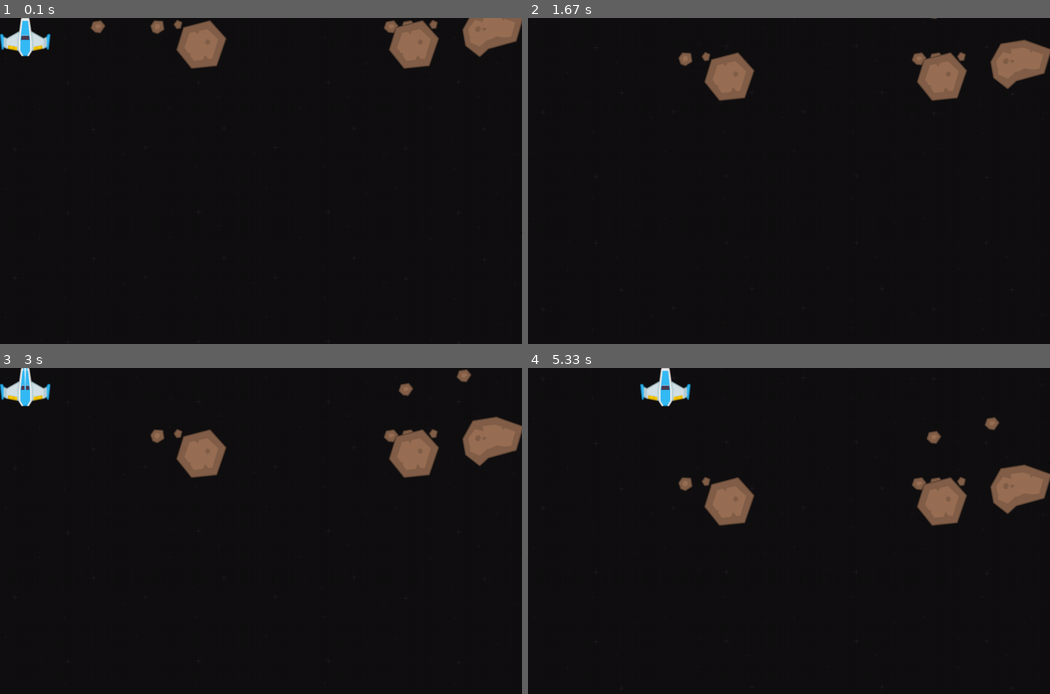
Above: before the commit, frames 1-4 (two rows, left to right).
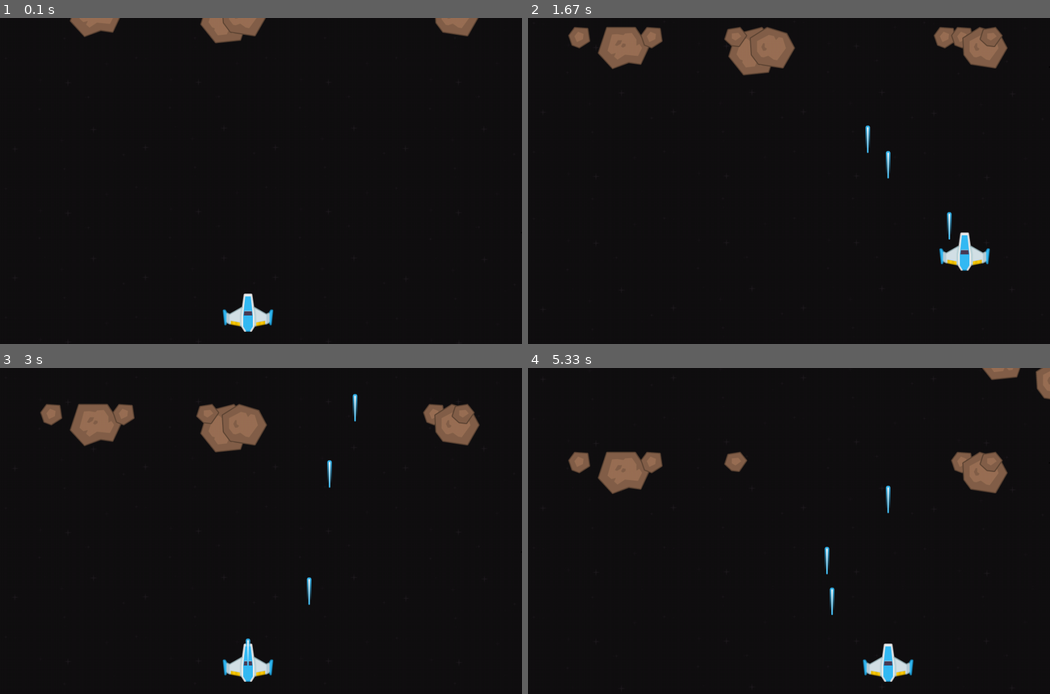
Above: after the commit, the same moments.

Repository: mosaic-studio/pygame_experimentos
Game: pygame game, started from space_shooter.py
Two runs of this game, one before a commit and one after it. Both use one fixed random seed, a clock stepped at 60 frames per second and the inputs below.
Inputs:
- Up to frame 1 (0.1 s): no input
- Up to frame 2 (1.67 s): hold Right 0.33-0.8 s; hold Up 0.83-1.13 s; tap Space at 0.9, 1.23, 1.53 s; hold Right 1.17-1.63 s
- Up to frame 3 (3 s): hold Left 1.67-2.2 s; tap Space at 1.73, 2.03, 2.3, 2.63, 2.93 s; hold Down 2.23-2.53 s; hold Left 2.57-2.97 s
- Up to frame 4 (5.33 s): hold Up 3-3.37 s; tap Space at 3.07, 3.47, 3.77, 4.13, 4.53, 4.83, 5.03 s; hold Right 3.4-4.03 s; hold Down 4.07-4.43 s; hold Left 4.47-4.93 s; hold Right from 4.97 s (still down)

The runs differ from the first frame. In frame 1, 5.4% of the frame differs, in the area x 0-100%, y 0-97%; in frame 2, 7.8%; in frame 3, 8.4%; in frame 4, 7.8%.

Commit message:
- Correções nas posições dos elementos

Diff:
--- a/space_shooter.py
+++ b/space_shooter.py
@@ -1,29 +1,28 @@
 __author__ = "Marlon"
 
 import os
+import random
+import time
+
 import pygame
-import random
+from pygame.locals import SRCALPHA
+
 import pyganim
-import time
-
-from pygame.locals import RLEACCEL, SRCALPHA
 
 BASE_DIR = os.path.dirname(os.path.abspath(__file__))
 
-BLACK = (  0,   0,   0)
+BLACK = (0, 0, 0)
 WHITE = (255, 255, 255)
-RED   = (255,   0,   0)
-
+RED = (255, 0, 0)
 
 SCREEN_WIDTH = 1024
 SCREEN_HEIGHT = 640
 
-METEORS_BROWN = ["meteorBrown_big1.png","meteorBrown_big2.png","meteorBrown_big3.png","meteorBrown_big4.png",
-            "meteorBrown_med1.png","meteorBrown_med3.png","meteorBrown_small1.png","meteorBrown_small2.png",
-            "meteorBrown_tiny1.png","meteorBrown_tiny2.png"]
+METEORS_BROWN = ["meteorBrown_big1.png", "meteorBrown_big2.png", "meteorBrown_big3.png", "meteorBrown_big4.png",
+                 "meteorBrown_med1.png", "meteorBrown_med3.png"]
 
 LASERS = ["laserBlue01.png", "laserBlue02.png", "laserBlue03.png", "laserBlue04.png", "laserBlue05.png",
-          "laserBlue06.png", "laserBlue07.png", "laserBlue08.png", "laserBlue09.png", "laserBlue10.png",]
+          "laserBlue06.png", "laserBlue07.png", "laserBlue08.png", "laserBlue09.png", "laserBlue10.png", ]
 
 
 def load_image(name, colorkey=None, alpha=False):
@@ -33,11 +32,13 @@
     except pygame.error as message:
         print('Cannot load image:', name)
         raise SystemExit(message)
-    if alpha:image = image.convert_alpha()
-    else:image=image.convert()
+    if alpha:
+        image = image.convert_alpha()
+    else:
+        image = image.convert()
     if colorkey is not None:
         if colorkey is -1:
-            colorkey = image.get_at((0,0))
+            colorkey = image.get_at((0, 0))
         image.set_colorkey(colorkey, SRCALPHA)
     return image, image.get_rect()
 
@@ -55,25 +56,33 @@
         self.rect.y += 1
 
         # If block is too far down, reset to top of screen.
-        if self.rect.y > 650:
+        if self.rect.y > SCREEN_HEIGHT:
             self.reset_pos()
 
     def reset_pos(self):
         """ Reset position to the top of the screen, at a random x location.
         Called by update() or the main program loop if there is a collision.
         """
-        self.rect.y = random.randrange(-300, -20)
-        self.rect.x = random.randrange(0, SCREEN_WIDTH)
+        self.rect.y = random.randrange(-400, -70)
+        x = random.randrange(0, SCREEN_WIDTH)
+        if x + self.image.get_size()[0] > SCREEN_WIDTH:
+            self.rect.x = x - self.image.get_size()[0]
+        elif x - self.image.get_size()[0] < SCREEN_WIDTH:
+            self.rect.x = x + self.image.get_size()[0]
+        else:
+            self.rect.x = x
 
 
 class Nave(pygame.sprite.Sprite):
     last_shot = 0
-    shot_delay = 0.1;
+    shot_delay = 0.1
     projectile_image = None
 
     def __init__(self, alpha=True, projectile_list=pygame.sprite.Group()):
         super().__init__()
         self.image, self.rect = load_image(os.path.join('PNG', 'playerShip1_blue.png'), alpha=alpha)
+        self.rect.x = SCREEN_WIDTH / 2 - self.image.get_size()[1]
+        self.rect.y = SCREEN_HEIGHT - self.image.get_size()[0]
         self.mask = pygame.mask.from_surface(self.image, 0)
         self.projectile_list = projectile_list
 
@@ -81,15 +90,19 @@
         key = pygame.key.get_pressed()
         dist = 10  # distance moved in 1 frame, try changing it to 5
         if key[pygame.K_DOWN]:  # down key
-            self.rect.y += dist  # move down
+            if self.rect.y < SCREEN_HEIGHT - self.image.get_size()[1]:
+                self.rect.y += dist  # move down
         elif key[pygame.K_UP]:  # up key
-            self.rect.y -= dist  # move up
+            if self.rect.y > 0:
+                self.rect.y -= dist  # move up
         if key[pygame.K_RIGHT]:  # right key
-            self.rect.x += dist  # move right
-            self.speed_x = dist
+            if self.rect.x < SCREEN_WIDTH - self.image.get_size()[0]:
+                self.rect.x += dist  # move right
+                # self.speed_x = dist
         elif key[pygame.K_LEFT]:  # left key
-            self.rect.x -= dist  # move left
-            self.speed_x = dist
+            if self.rect.x > 0:
+                self.rect.x -= dist  # move left
+                # self.speed_x = dist
 
         if key[pygame.K_SPACE]:
             if time.time() - self.last_shot > self.shot_delay:
@@ -110,6 +123,8 @@
     def update(self):
         self.rect.x += self.speed_x
         self.rect.y += self.speed_y
+        if self.rect.y < -5:
+            self.kill()
 
 
 class Projectile(Missile):
@@ -118,14 +133,13 @@
         self.mask = pygame.mask.from_surface(self.image)
 
 
-class Background():
+class Background:
     def __init__(self):
         self.image, self.rect = load_image(os.path.join("PNG", "Backgrounds", "black_m.png"))
         self.background_size = self.image.get_size()
 
 
-class Game():
-
+class Game:
     x = 0
     y = 0
     x1 = 0
@@ -146,8 +160,14 @@
             meteor = Meteoros(name)
 
             # Set a random location for the block
-            meteor.rect.x = random.randrange(SCREEN_WIDTH)
-            meteor.rect.y = 0
+            x = random.randrange(SCREEN_WIDTH)
+            if x + meteor.image.get_size()[0] > SCREEN_WIDTH:
+                meteor.rect.x = x - meteor.image.get_size()[0]
+            elif x - meteor.image.get_size()[0] < SCREEN_WIDTH:
+                meteor.rect.x = x + meteor.image.get_size()[0]
+            else:
+                meteor.rect.x = x
+            meteor.rect.y = -50
 
             # Add the block to the list of objects
             self.meteor_list.add(meteor)
@@ -192,10 +212,10 @@
             for m in meteor:
                 m.reset_pos()
 
-        for block in meteors_hit_list:
             self.score += 1
             print(self.score)
 
+        for block in meteors_hit_list:
             block.reset_pos()
 
         self.all_sprites_list.draw(screen)
